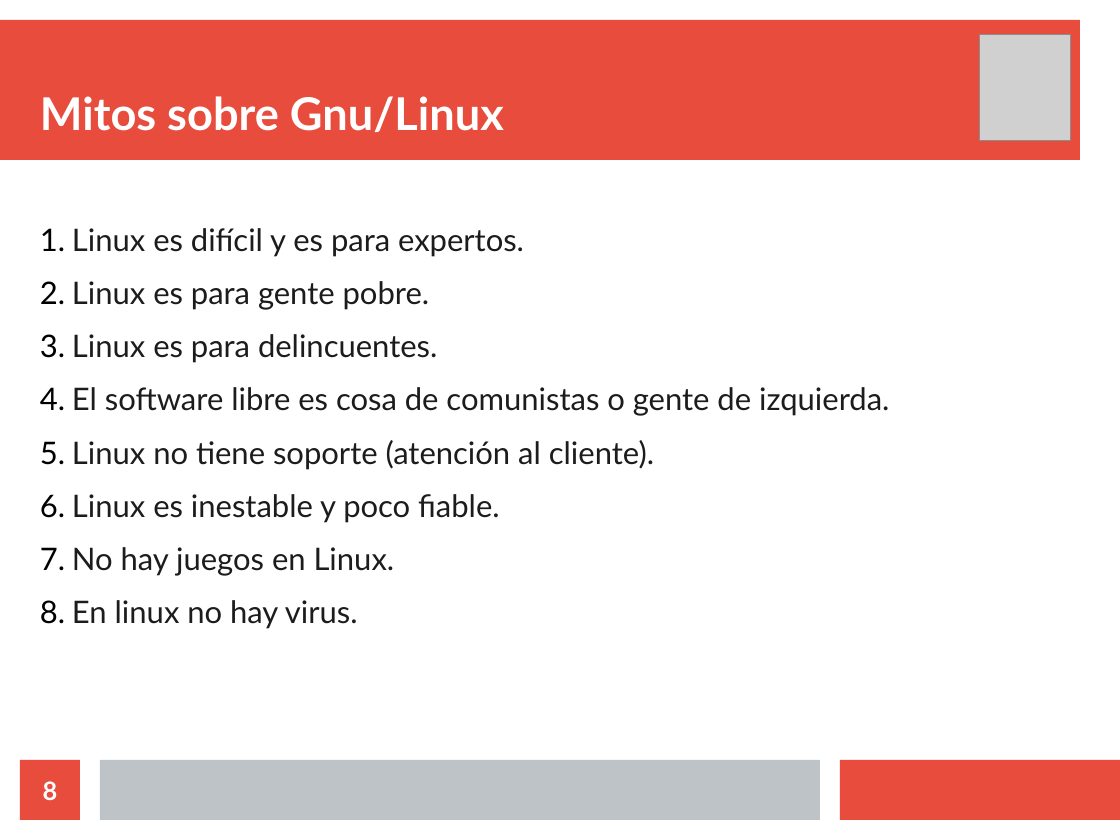
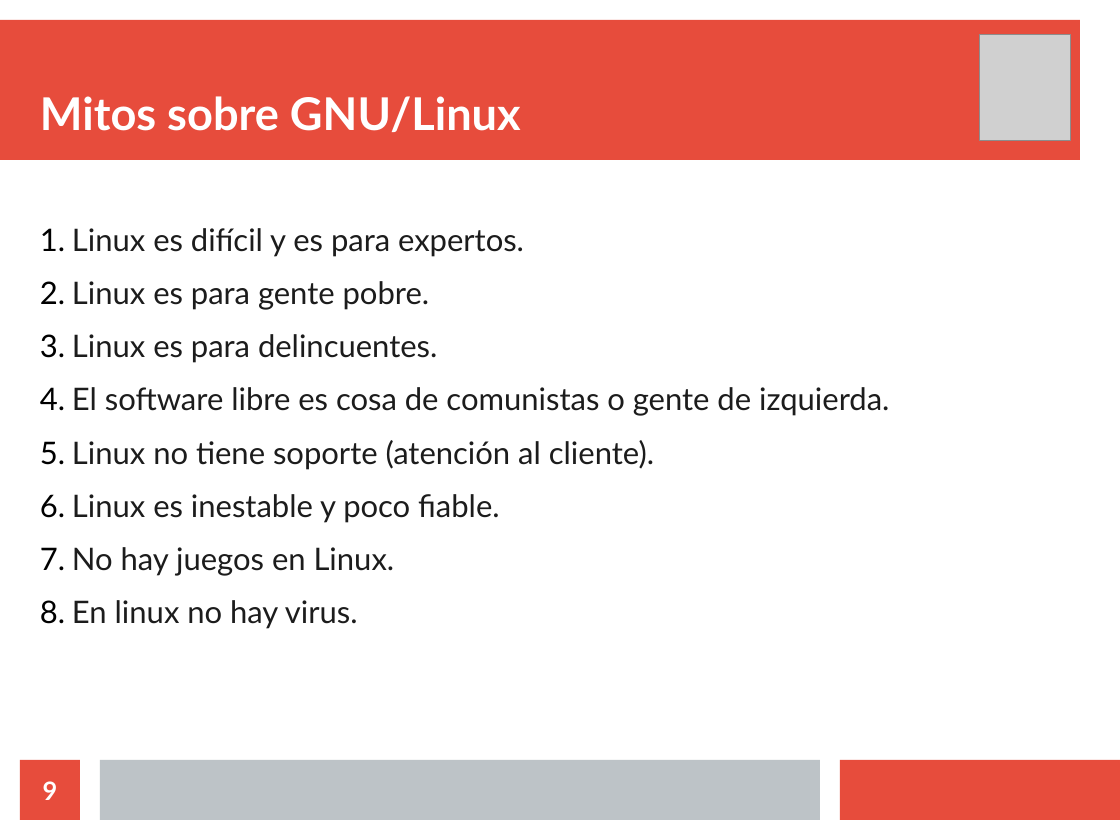
Before and after one commit to gacsnic/exposicion-software-libre, a slide deck: slide 9 of sotfwarelibre.odp (slide 8 before the commit). Drawn at 1120x840 pixels with LibreOffice and Linux fonts; fonts in the diff are those of the drawing; grey boxes stand for pictures. Boxes give left, top, right and bottom in pixels: in the first picture for what was removed or moved away, otherwise in the second. Text is boxed around its words. In the diff, an @@ line names an element or a change of style, - is before the commit and + after.

```diff
--- a/sotfwarelibre.odp
+++ b/sotfwarelibre.odp
@@ title at bbox=[40, 96, 521, 132]: text changed @@
-Mitos sobre Gnu/Linux
+Mitos sobre GNU/Linux
@@ page number at bbox=[43, 781, 58, 800]: text changed @@
-8
+9
```
Also in this commit, not shown: 6 other slides changed, 1 slide added, 3 other files.
